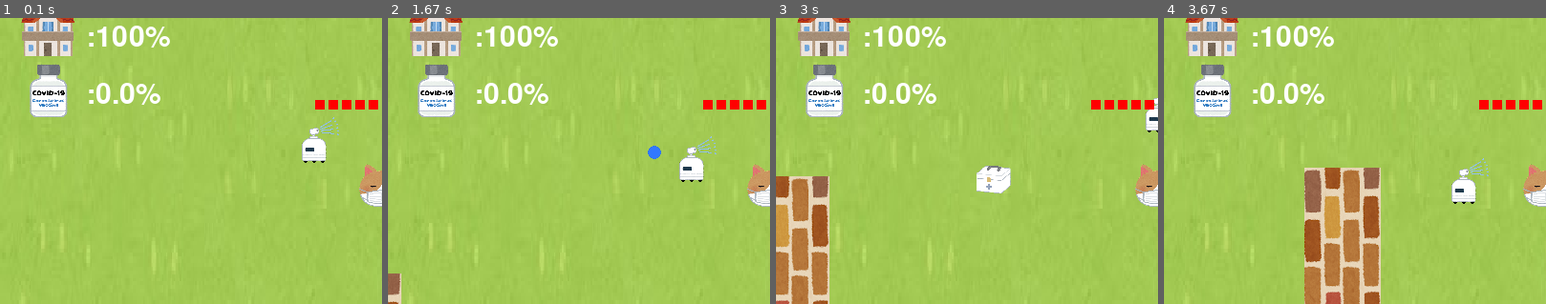
Above: before the commit, frames 1-4 (left to right).
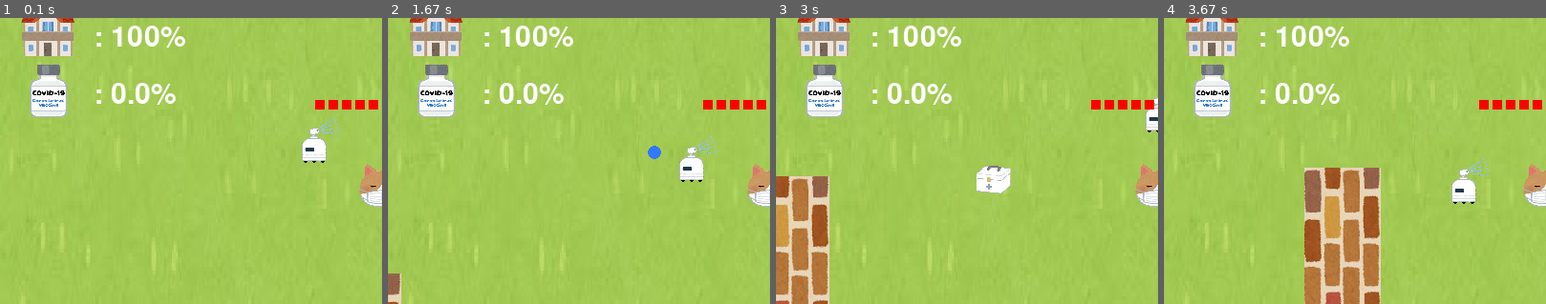
Above: after the commit, the same moments.

Repository: leo271828/PyGame_7-1_VaccineGame
Game: pygame game, started from main.py
Two runs of this game, one before a commit and one after it. Both use one fixed random seed, a clock stepped at 60 frames per second and the inputs below.
Inputs (mouse positions are % of the whole screen's width and height, from its top left):
- Up to frame 1 (0.1 s): no input
- Up to frame 2 (1.67 s): click (50, 50) at 0.38 s; hold D 0.67-1.13 s; click (82, 47) at 0.75 s; hold W 1.17-1.47 s; click (26, 51) at 1.25 s; hold D from 1.5 s (still down); click (19, 35) at 1.58 s
- Up to frame 3 (3 s): release D at 1.97 s; hold A 2-2.53 s; click (65, 15) at 2.08 s; hold S 2.57-2.87 s; click (62, 59) at 2.65 s; hold A from 2.9 s (still down); click (52, 16) at 2.98 s
- Up to frame 4 (3.67 s): release A at 3.3 s; hold W from 3.33 s (still down); click (14, 47) at 3.42 s
The pictures show only the part of the screen within x 0-50%, y 21-71%; the shares and areas given below are measured in that part.

The runs differ from the first frame. In frame 1, 1.9% of the frame differs, in the area x 23-49%, y 2-31%; in frame 2, 1.9%; in frame 3, 1.9%; in frame 4, 1.9%.

Commit message:
Add files via upload

Diff:
--- a/main.py
+++ b/main.py
@@ -1,10 +1,10 @@
-#-*- coding: utf-8 -*-
+# -*- coding: utf-8 -*-
 import time
 import pygame
 from pygame.locals import *
 from setting import *
 import sys
-import os #增
+import os  # 增
 
 from player import Player
 import wall
@@ -12,30 +12,49 @@
 import stuff
 
 setting = [wh, bg, speed, distance, field_wh]
-#bg = setting[1]
-wh = setting[0]     # [width, height]
-background_image = pygame.transform.scale(pygame.image.load(os.path.join("images", "bg_chiheisen_green1.jpg")),(800,600)) #增
+# bg = setting[1]
+wh = setting[0]  # [width, height]
+background_image = pygame.transform.scale(pygame.image.load(os.path.join("images", "bg_chiheisen_green1.jpg")),
+                                          (800, 600))  # 增
+FPS = 30
+
 
 class Main:
     '''負責掌控主程序'''
+
     def __init__(self):
         pygame.init()
         self.screen = pygame.display.set_mode(wh)
         pygame.display.set_caption('疫情求生')
 
-        #物件初始化
+        # house blood
+        self.house = pygame.transform.scale(pygame.image.load(os.path.join("images", "house.png")), (60, 60))
+        self.vaccine_coverage = pygame.transform.scale(
+            pygame.image.load(os.path.join("images", "vaccine_coverage.png")), (60, 60))
+
+        # 物件初始化
         self.clock = pygame.time.Clock()
 
     def repaint(self, screen):
         '''將各個物件顯示到螢幕上。position為視野的座標，將此變數傳到各個物件，使物件在相對於座標的地方進行繪圖。repaint繼承自GameObject'''
-        # monster還未完成所以未加進來
         position = (self.player.x, self.player.y)
-        screen.blit(background_image,(0,0)) #增
+        screen.blit(background_image, (0, 0))  # 增
         self.monster.repaint(screen, position)
         self.field.repaint(screen, position)
         self.player.repaint(screen, position)
         self.stuff.repaint(screen, position)
-        # 升級機制
+
+        # text_2 也就是 house blood ， 移過來這裡
+        font = pygame.font.Font('data/freesansbold.ttf', 30)
+        text_2 = font.render(' : {0}%'.format(self.field.house.heart), True, [255, 255, 255])
+        screen.blit(self.house, (20, 110))
+        screen.blit(text_2, (90, 130))
+
+        text_3 = font.render(' : {0}%'.format(100 * (self.field.house.total / self.field.house.people)), True,
+                             [255, 255, 255])
+        screen.blit(self.vaccine_coverage, (20, 170))
+        screen.blit(text_3, (90, 190))
+
         pygame.display.flip()
         pygame.display.update()
 
@@ -51,7 +70,7 @@
     def gameover(self, screen):
         '''結束畫面'''
         # monster還未完成所以未加進來
-        screen.blit(background_image,(0,0)) #增
+        screen.blit(background_image, (0, 0))  # 增
         position = (self.player.x, self.player.y)
         self.field.repaint(screen, position)
         self.monster.repaint(screen, position)
@@ -60,7 +79,7 @@
         f = pygame.font.Font('data/freesansbold.ttf', 70)
         f2 = pygame.font.Font('data/freesansbold.ttf', 50)
         text1 = f.render('Game Over', True, [255, 255, 0])
-        text2 = f2.render('Vaccine coverage: {} %' .format(self.player.sumvaccine), True, self.player.color)
+        text2 = f2.render('Vaccine coverage: {} %'.format(self.player.sumvaccine), True, self.player.color)
         rect1 = text1.get_rect()
         rect2 = text2.get_rect()
         rect1.center = [wh[0] / 2, wh[1] / 2 - 150]
@@ -75,22 +94,24 @@
         # monster還未完成所以未加進來
         self.field = wall.Field(self)
         self.player = Player(self)
-        #怪物
+        # 怪物
         self.monster = monster.MonsterManager(self)
         self.stuff = stuff.StuffManager(self)
         # 升級機制
 
     def begin(self):
         '''主程序'''
-        play = True     #設定遊戲狀態
+        play = True  # 設定遊戲狀態
         done = False
         timeup = False
         timelimit = 180  # sec
         t0 = time.time()
+        house_time = 0
         self.reset()
         pygame.mixer.init()
-        #音檔
+        # 音檔
         while not done:
+            self.clock.tick(FPS)
             # 這裡 e 我改成 event 因為這樣比較屌
             for event in pygame.event.get():
                 if event.type == pygame.QUIT:
@@ -98,13 +119,12 @@
                 # 按下滑鼠攻擊
                 if event.type == pygame.MOUSEBUTTONDOWN:
                     self.player.shut()
-                # 這裡原本有 e.type == pygame.KEYDOWN 那一塊 我全部刪掉了 所以這行你可以槓掉
-            # 判定存活與否
+
+            # 判定存活與否，欸乾這裡幹嘛分成三個狀況? 不就死或沒死嗎?
             if not play:
                 self.gameover(self.screen)
             elif self.player.blood <= 0 or timeup:
                 play = False
-                #音檔
             else:
                 self.update()
                 self.repaint(self.screen)
@@ -117,22 +137,28 @@
                 if clock >= timelimit:
                     timeup = True
                 else:
-                    minute = int((timelimit-clock) // 60)
-                    second = (timelimit-clock) % 60
+                    minute = int((timelimit - clock) // 60)
+                    second = (timelimit - clock) % 60
                     second = '%02d' % second
                 # print(minute, second)
                 self.timer(f, minute, second)
 
-            self.clock.tick(30)
+            # house blood 的部分
+            # 算法為：每過 6s 扣血 2%
+            house_time += 1
+            if house_time % (FPS * 6) == 0:
+                #print('yoyo')
+                self.field.house.heart -= 2
 
     # time label
     def timer(self, f, minute, second, time_rect_size=60):
-        #w, h = setting[0]
+        # w, h = setting[0]
         pygame.draw.rect(self.screen, (0, 0, 0, 0), (0, wh[0] - f.get_height(), time_rect_size, 80))
         text_time = f.render(str(minute) + ':' + str(second), True, [255, 255, 255])
-        #print(minute, second)
+        # print(minute, second)
         self.screen.blit(text_time, ((time_rect_size - f.get_linesize() * 1.38) / 2, wh[1] - f.get_height()))
         pygame.display.update()
 
+
 root = Main()
 root.begin()
--- a/player.py
+++ b/player.py
@@ -22,8 +22,7 @@
 Alcohol_image = pygame.image.load(os.path.join("images", "alcohol.png"))
 Mask_image = pygame.image.load(os.path.join("images", "mask.png"))
 Vaccine_image = pygame.image.load(os.path.join("images", "vaccine.png"))
-House_image   = pygame.image.load(os.path.join("images", "house.png"))
-coverage_image = pygame.image.load(os.path.join("images", "vaccine_coverage.png"))
+
 class Player(GameObject):
     '''玩家物件，可以上下左右移動'''
 
@@ -65,8 +64,6 @@
 
         self.player = pygame.transform.scale(Player_image, (60, 60))
         self.vaccine = pygame.transform.scale(Vaccine_image, (40, 80))
-        self.house = pygame.transform.scale(House_image, (60, 60))
-        self.vaccine_coverage = pygame.transform.scale(coverage_image, (60, 60))
 
     def addvaccine(self, vaccine):
         self.sumvaccine += vaccine
@@ -87,13 +84,14 @@
         text_1 = font.render(': %s' % self.sumvaccine, True, [255, 255, 255])
         screen.blit(self.vaccine, (30, 30))
         screen.blit(text_1, (90, 50))
-        text_2  = font.render(':{0}%' .format(self.House.heart), True, [255, 255, 255])
-        screen.blit(self.house, (20, 110))
-        screen.blit(text_2, (90, 130))
-
-        text_3 = font.render(':{0}%' .format(self.House.total/self.House.people), True, [255, 255, 255])
-        screen.blit(self.vaccine_coverage, (20, 170))
-        screen.blit(text_3, (90, 190))
+
+        # text_2  = font.render(':{0}%' .format(self.House.heart), True, [255, 255, 255])
+        # screen.blit(self.house, (20, 110))
+        # screen.blit(text_2, (90, 130))
+
+        # text_3 = font.render(':{0}%' .format(self.House.total/self.House.people), True, [255, 255, 255])
+        # screen.blit(self.vaccine_coverage, (20, 170))
+        # screen.blit(text_3, (90, 190))
 
         b = -1
         # 繪製血量
--- a/wall.py
+++ b/wall.py
@@ -1,5 +1,5 @@
 import pygame
-import os #增
+import os  # 增
 from pygame.locals import *
 from pygame import Rect
 
@@ -9,33 +9,34 @@
 h = 600
 g = 250
 house_x, house_y = 300, 300
-WALL_IMAGE_1 = pygame.transform.scale(pygame.image.load(os.path.join("images", "renga_pattern.png")),(h,w)) #增
-WALL_IMAGE_2 = pygame.transform.scale(pygame.image.load(os.path.join("images", "renga_pattern2.png")),(w,h)) #增
+WALL_IMAGE_1 = pygame.transform.scale(pygame.image.load(os.path.join("images", "renga_pattern.png")), (h, w))  # 增
+WALL_IMAGE_2 = pygame.transform.scale(pygame.image.load(os.path.join("images", "renga_pattern2.png")), (w, h))  # 增
 house_image = pygame.transform.scale(pygame.image.load('images/house.png'), (house_x, house_y))
+
 
 class Wall(GameObject):
     def __init__(self, master, position):
         super().__init__(master)
         self.x, self.y = position
         self.color = [200, 200, 200]
-        self.rects = [Rect(self.x - w/2, self.y - h/2, w, h),
-                      Rect(self.x - h/2, self.y - w/2, h, w)]
+        self.rects = [Rect(self.x - w / 2, self.y - h / 2, w, h),
+                      Rect(self.x - h / 2, self.y - w / 2, h, w)]
 
     def update(self):
         pass
 
     def repaint(self, screen, position):
         x, y = super().repaint(screen, position)
-        screen.blit(WALL_IMAGE_1,(x - h/2, y - w/2))#增
-        screen.blit(WALL_IMAGE_2,(x - w/2, y - h/2))#增
+        screen.blit(WALL_IMAGE_1, (x - h / 2, y - w / 2))  # 增
+        screen.blit(WALL_IMAGE_2, (x - w / 2, y - h / 2))  # 增
 
     def touch(self, person):
         for r in self.rects:
-            x = min(r.x+r.w, person.x)
+            x = min(r.x + r.w, person.x)
             x = max(r.x, x)
-            y = min(r.y+r.h, person.y)
+            y = min(r.y + r.h, person.y)
             y = max(r.y, y)
-            distance = ((person.x - x)**2 + (person.y - y)**2) ** 0.5
+            distance = ((person.x - x) ** 2 + (person.y - y) ** 2) ** 0.5
             if distance < person.r:
                 return True
         else:
@@ -47,14 +48,14 @@
         super().__init__(master)
         self.color = [255, 255, 255]
         self.w, self.h = self.setting[4]
-        self.edge = [Rect(-self.w, -self.h, 2*self.w, 100),
-                     Rect(-self.w, -self.h, 100, 2*self.h),
-                     Rect(-self.w, self.h-100, 2*self.w, 100),
-                     Rect(self.w-100, -self.h, 100, 2*self.h)]
+        self.edge = [Rect(-self.w, -self.h, 2 * self.w, 100),
+                     Rect(-self.w, -self.h, 100, 2 * self.h),
+                     Rect(-self.w, self.h - 100, 2 * self.w, 100),
+                     Rect(self.w - 100, -self.h, 100, 2 * self.h)]
         self.walls = []
         mid = (0, 0)
-        for i in range(-self.w + 2*h, self.w - 2*h, 2*h + g):
-            for j in range(-self.h + 2*h, self.h - 2*h, 2*h + g):
+        for i in range(-self.w + 2 * h, self.w - 2 * h, 2 * h + g):
+            for j in range(-self.h + 2 * h, self.h - 2 * h, 2 * h + g):
                 mid = (i, j)
                 self.add_wall(mid)
         self.live_walls = []
@@ -79,38 +80,38 @@
     def add_wall(self, mid):
         a = (w + g) / 2
         b = (w + g + h) / 2
-        self.walls.append(Wall(self, (mid[0] + a,mid[1] + b)))
-        self.walls.append(Wall(self, (mid[0] - b,mid[1] + a)))
-        self.walls.append(Wall(self, (mid[0] - a,mid[1] - b)))
-        self.walls.append(Wall(self, (mid[0] + b,mid[1] - a)))
+        self.walls.append(Wall(self, (mid[0] + a, mid[1] + b)))
+        self.walls.append(Wall(self, (mid[0] - b, mid[1] + a)))
+        self.walls.append(Wall(self, (mid[0] - a, mid[1] - b)))
+        self.walls.append(Wall(self, (mid[0] + b, mid[1] - a)))
 
     def update(self):
-        # 當貓咪回家時，疫苗歸零
+        # 當貓咪回家時，疫苗歸還
         p = self.master.player
-        # print(p.x, p.y)
         if self.house.rect.collidepoint(p.x, p.y):
             self.house.total += p.sumvaccine
             p.sumvaccine = 0
 
         if pygame.time.get_ticks() - self.last_time > 500:
-            self.live_walls = [w for w in self.walls if abs(w.x-p.x) < 1500 and abs(w.y-p.y) < 1500 ]
+            self.live_walls = [w for w in self.walls if abs(w.x - p.x) < 1500 and abs(w.y - p.y) < 1500]
             self.last_time = pygame.time.get_ticks()
 
     def touch(self, person, a=False):
-        array = self.walls if a  else self.live_walls
+        array = self.walls if a else self.live_walls
         for w in self.live_walls:
             if w.touch(person):
                 return True
         for r in self.edge:
-            x = min(r.x+r.w, person.x)
+            x = min(r.x + r.w, person.x)
             x = max(r.x, x)
-            y = min(r.y+r.h, person.y)
+            y = min(r.y + r.h, person.y)
             y = max(r.y, y)
-            distance = ((person.x - x)**2 + (person.y - y)**2) ** 0.5
+            distance = ((person.x - x) ** 2 + (person.y - y) ** 2) ** 0.5
             if distance < person.r:
                 return True
         else:
-             return False
+            return False
+
 
 class House(GameObject):
     def __init__(self, master):
@@ -119,10 +120,11 @@
         self.total = 0
         self.heart = 100
         self.people = 100
+        # house 的範圍
         self.rect = pygame.Rect(0, 4700, house_x, house_y)
 
     def repaint(self, screen, position):
         # 相對於畫面正中心點的位置 (x, y) = (400, -4500)
         x, y = super().repaint(screen, position)
-        screen.blit(house_image, (x - house_x/2, y - house_y/2 + 4780))
+        screen.blit(house_image, (x - house_x / 2, y - house_y / 2 + 4780))
         self.rect = pygame.Rect(0, 4700, house_x, house_y)
